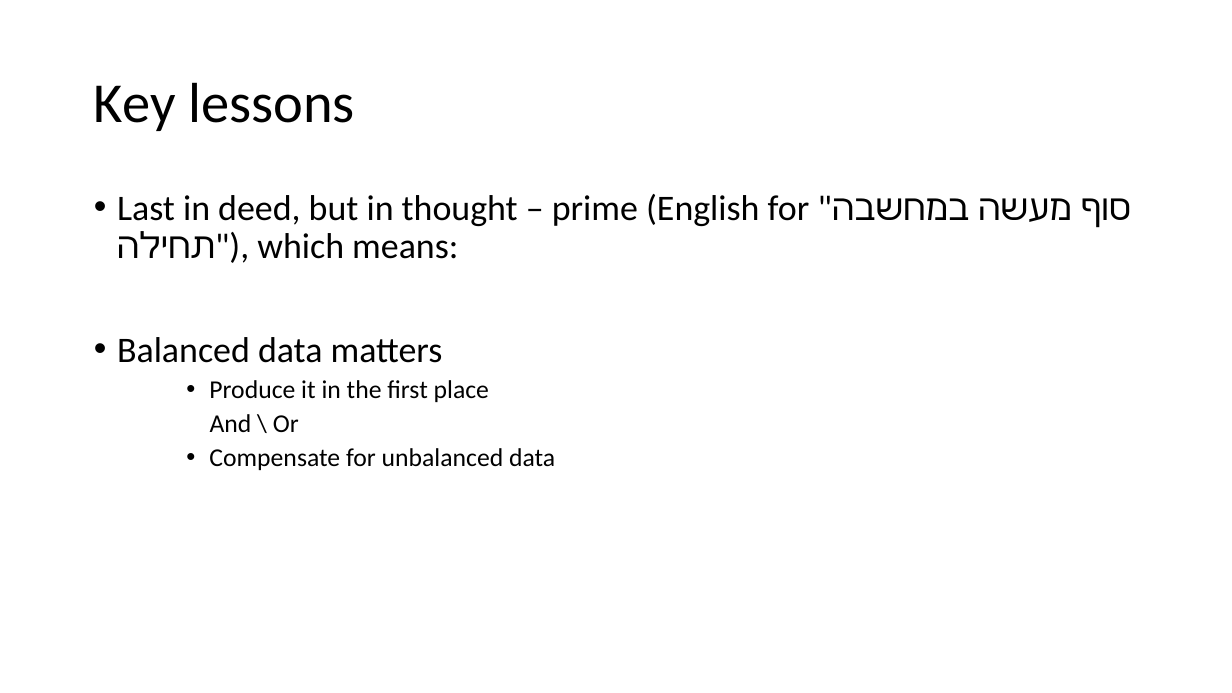
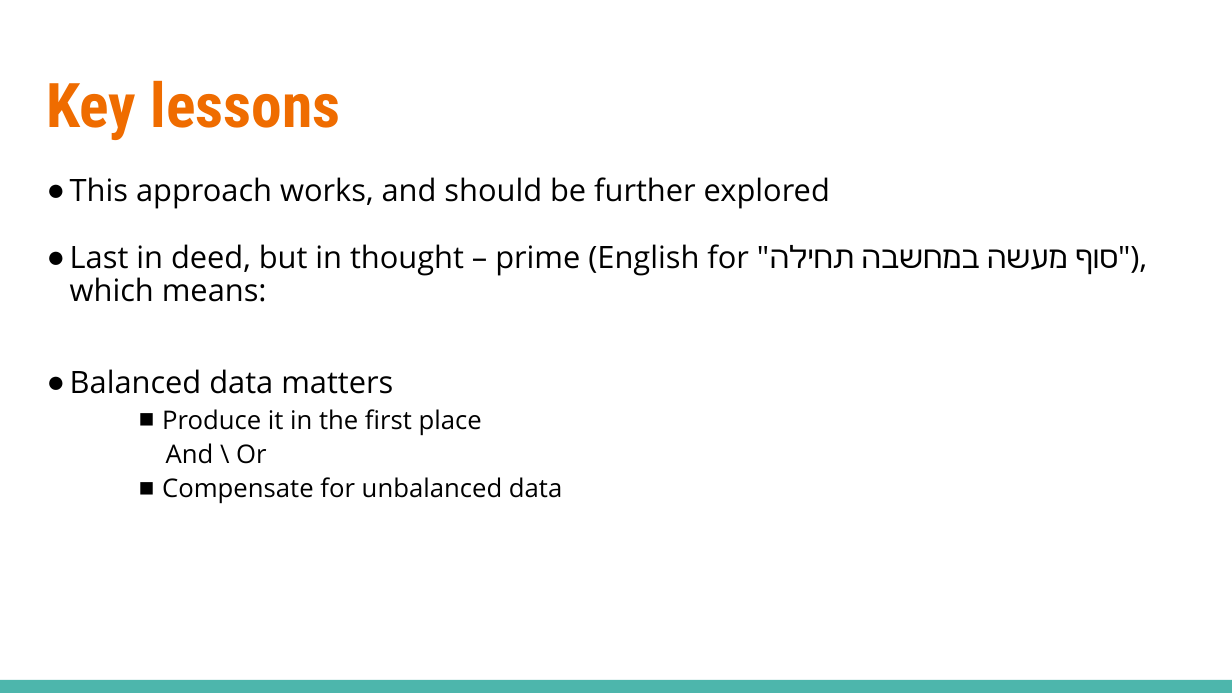
Before and after one commit to Amannor/redhat_final_proj, a slide deck: slide 12 of presentation/Demo_day_redhat_alon_rubi.pptx (slide 9 before the commit). Drawn at 1232x693 pixels with LibreOffice and Linux fonts; fonts in the diff are those of the drawing. Boxes give left, top, right and bottom in pixels: in the first picture for what was removed or moved away, otherwise in the second. Text is boxed around its words. In the diff, an @@ line names an element or a change of style, - is before the commit and + after.

```diff
--- a/presentation/Demo_day_redhat_alon_rubi.pptx
+++ b/presentation/Demo_day_redhat_alon_rubi.pptx
@@ title "Key lessons": place and size @@
-title "Key lessons" at (94, 82, 355, 131)
+title "Key lessons" at (47, 80, 341, 140)
@@ title "Key lessons" at (47, 80, 341, 140): size 44 to 48 pt, font Calibri to Roboto Condensed, text colour #000000 to #EF6C00, bold on @@
@@ text "This approach works, and should ...": place and size @@
-text "This approach works, and should ..." at (117, 194, 1131, 470)
+text "This approach works, and should ..." at (70, 177, 1147, 504)
@@ text at (70, 177, 830, 209): paragraph added @@
+● This approach works, and should be further explored
@@ text at (70, 244, 1147, 504): size 28 to 24 pt in "Last in deed, but in thought – ...", "Balanced data matters"; font Calibri to Open Sans in "Last in deed, but in thought – ...", "Balanced data matters", "Produce it in the first place", "And \ Or" and 1 more places; font Calibri to Arial in ""סוף מעשה במחשבה תחילה"),"; bullet • to ●; less space between paragraphs; bullet • to ■; indent changed @@
@@ rectangle added at (0, 680, 1232, 693), fill #4DB6AC @@
```
Also in this commit, not shown: 4 other slides changed, 10 slides added, 5 slides removed.
